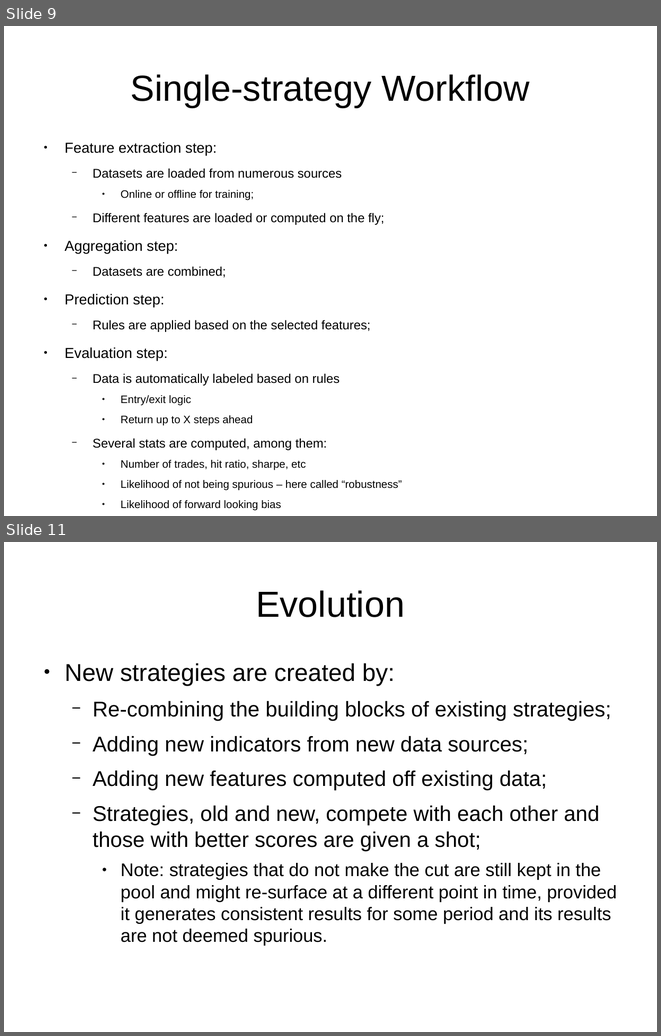
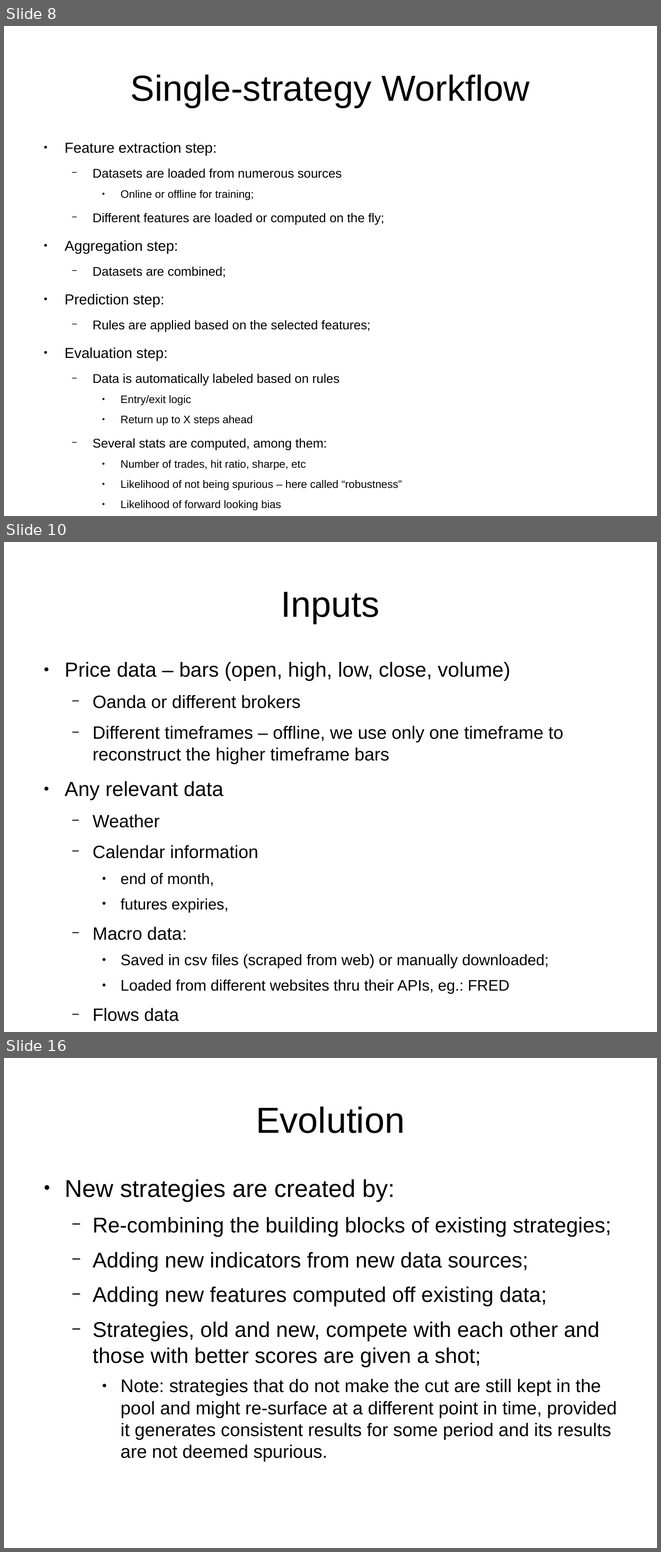
Before and after one commit to bolatroniks/Trading_v2, a slide deck: Alpha Evolution.odp. Shown one above the other, each under a label of ours: slides 9 and 11 before the commit, slides 8, 10 and 16 after it; the slides between them are not shown. The pictures are 661x1036 and 661x1552 pixels, drawn with LibreOffice and Linux fonts; fonts in the diff are those of the drawing. Boxes give left, top, right and bottom in pixels: in the first picture for what was removed or moved away, otherwise in the second. Text is boxed around its words. In the diff, an @@ line names an element or a change of style, - is before the commit and + after.

```diff
--- a/Alpha Evolution.odp
+++ b/Alpha Evolution.odp
@@ slide 10 added at (x1=4, y1=542, x2=657, y2=1032), background #FFFFFF @@
@@ title added at (x1=281, y1=592, x2=380, y2=623), 44 pt, text #000000 @@
+Inputs
@@ text added at (x1=64, y1=662, x2=563, y2=1021), 21.7 pt, text #000000 @@
+● Price data – bars (open, high, low, close, volume)
+  − Oanda or different brokers
+  − Different timeframes – offline, we use only one timeframe to reconstruct the higher timeframe bars
+● Any relevant data
+  − Weather
+  − Calendar information
+    ● end of month,
+    ● futures expiries,
+  − Macro data:
+    ● Saved in csv files (scraped from web) or manually downloaded;
+    ● Loaded from different websites thru their APIs, eg.: FRED
+  − Flows data
@@ what was slide 9 is now slide 8 @@
@@ what was slide 11 is now slide 16 @@
```
Also in this commit, not shown: 5 slides changed, 7 other slides added, 2 slides removed, 5 other files.
